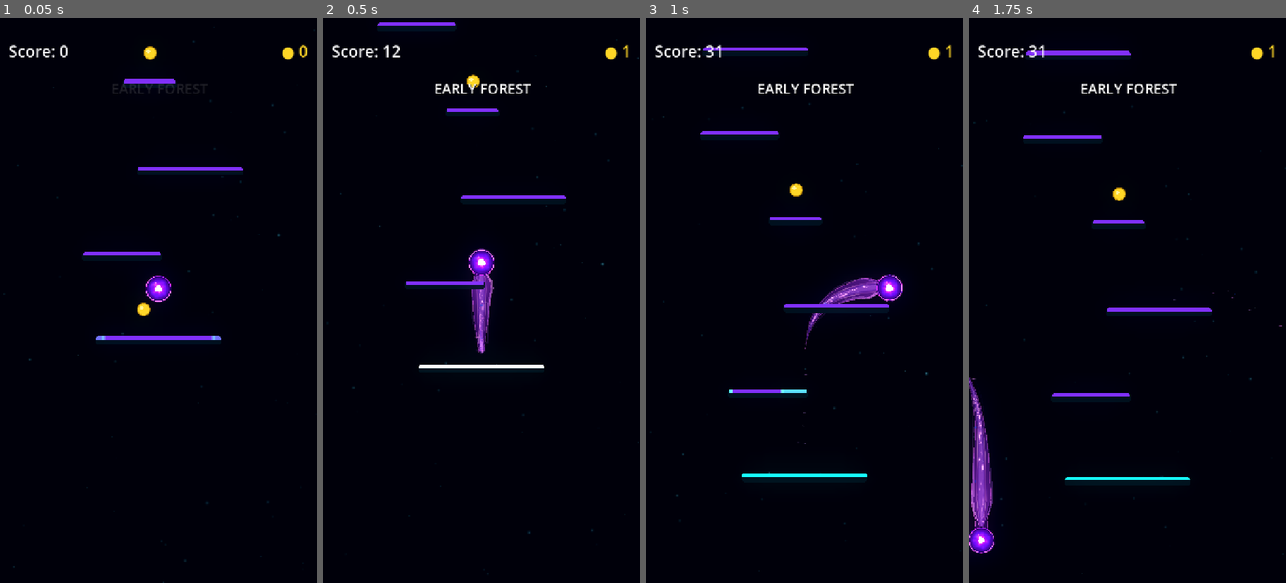
Above: before the commit, frames 1-4 (left to right).
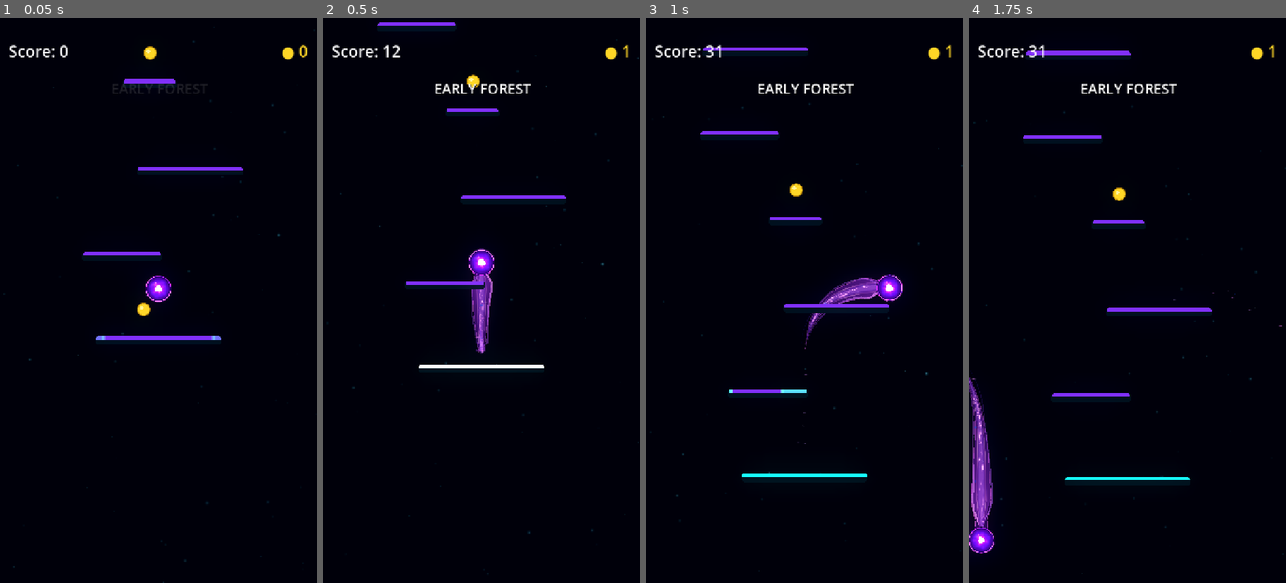
Above: after the commit, the same moments.

Repository: Kryodo/TowerJump
Game: Godot game, scene res://scenes/main.tscn
Two runs of this game, one before a commit and one after it. Both use one fixed random seed, a clock stepped at 60 frames per second and the inputs below.
Inputs (mouse positions are in pixels of both pictures, inside the frame that each line leads up to):
- Up to frame 1 (0.05 s): no input
- Up to frame 2 (0.5 s): no input
- Up to frame 3 (1 s): move the mouse to (874, 272) at 0.52 s; hold Right (ui_right) from 0.53 s (still down); click (874, 272) at 0.67 s
- Up to frame 4 (1.75 s): release Right (ui_right) at 1.25 s; drag from (1064, 328) to (1117, 193) at 1.27 s

Frame 1 is identical in both runs. In frame 2, 0.1% of the frame differs, in the area x 46-54%, y 46-59%; in frame 3, less than 0.1%; in frame 4, 0.2%, in the area x 0-8%, y 63-90%.

Commit message:
Extend wisp tails and preserve their fine taper

Diff:
--- a/scenes/ball.tscn
+++ b/scenes/ball.tscn
@@ -33,7 +33,7 @@
 metadata/_snap_count = 15
 
 [sub_resource type="Curve" id="Curve_4dx81"]
-_data = [Vector2(0, 0.015), 0.0, 3.5, 0, 1, Vector2(0.06, 0.3), 3.5, 1.3, 1, 1, Vector2(0.18, 1), 1.3, 0.0, 1, 1, Vector2(0.34, 0.92), 0.0, -0.9, 1, 1, Vector2(0.66, 0.48), -0.9, -1.0, 1, 1, Vector2(0.92, 0.06), -1.0, -0.5, 1, 1, Vector2(1, 0), -0.5, 0.0, 1, 0]
+_data = [Vector2(0, 0.015), 0.0, 6.5, 0, 1, Vector2(0.055, 0.42), 6.5, 1.7, 1, 1, Vector2(0.16, 0.84), 1.7, 0.3, 1, 1, Vector2(0.34, 0.80), 0.3, -0.65, 1, 1, Vector2(0.62, 0.59), -0.65, -0.72, 1, 1, Vector2(0.88, 0.23), -0.72, -1.0, 1, 1, Vector2(1, 0), -1.0, 0.0, 1, 0]
 point_count = 7
 
 [sub_resource type="Curve" id="Curve_energy_taper"]
@@ -41,12 +41,12 @@
 point_count = 7
 
 [sub_resource type="Gradient" id="Gradient_wisp_left"]
-offsets = PackedFloat32Array(0, 0.22, 0.65, 1)
-colors = PackedColorArray(1, 1, 1, 0.84, 1, 1, 1, 0.48, 1, 1, 1, 0.12, 1, 1, 1, 0)
+offsets = PackedFloat32Array(0, 0.24, 0.68, 0.90, 1)
+colors = PackedColorArray(1, 1, 1, 0.84, 1, 1, 1, 0.63, 1, 1, 1, 0.40, 1, 1, 1, 0.18, 1, 1, 1, 0)
 
 [sub_resource type="Gradient" id="Gradient_wisp_right"]
-offsets = PackedFloat32Array(0, 0.18, 0.58, 1)
-colors = PackedColorArray(1, 1, 1, 0.68, 1, 1, 1, 0.35, 1, 1, 1, 0.09, 1, 1, 1, 0)
+offsets = PackedFloat32Array(0, 0.22, 0.64, 0.88, 1)
+colors = PackedColorArray(1, 1, 1, 0.70, 1, 1, 1, 0.52, 1, 1, 1, 0.30, 1, 1, 1, 0.12, 1, 1, 1, 0)
 
 [sub_resource type="ShaderMaterial" id="ShaderMaterial_eew57"]
 shader = ExtResource("3_eew57")
